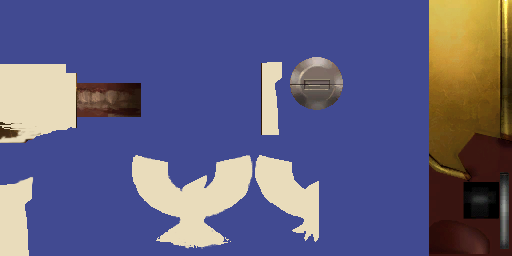
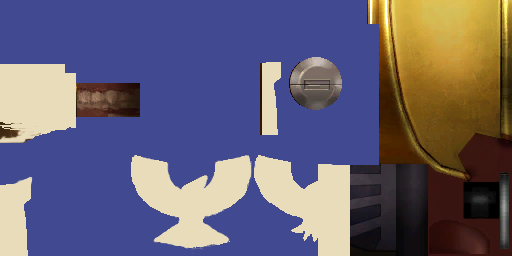
Revision of a layered 512 x 256 image; what changed, layer by layer:
renamed "Layer 4 copy" to "cap_helmet_stocks.png", painted on it over [6, 0, 429, 256]
